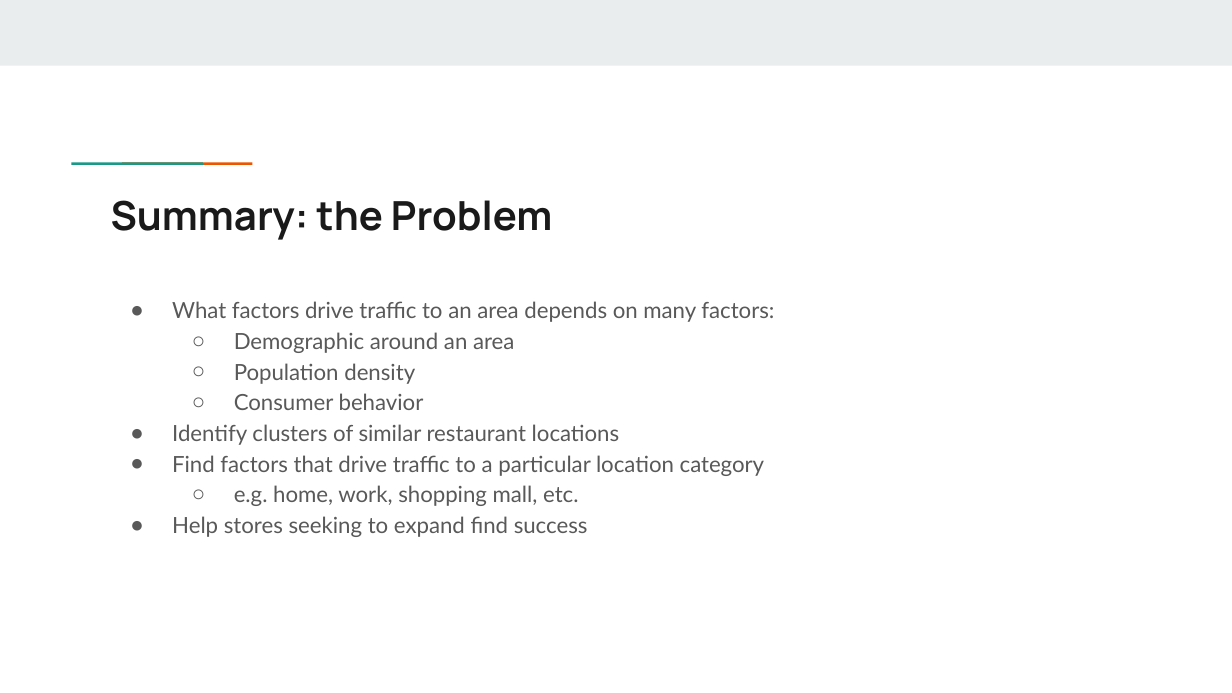
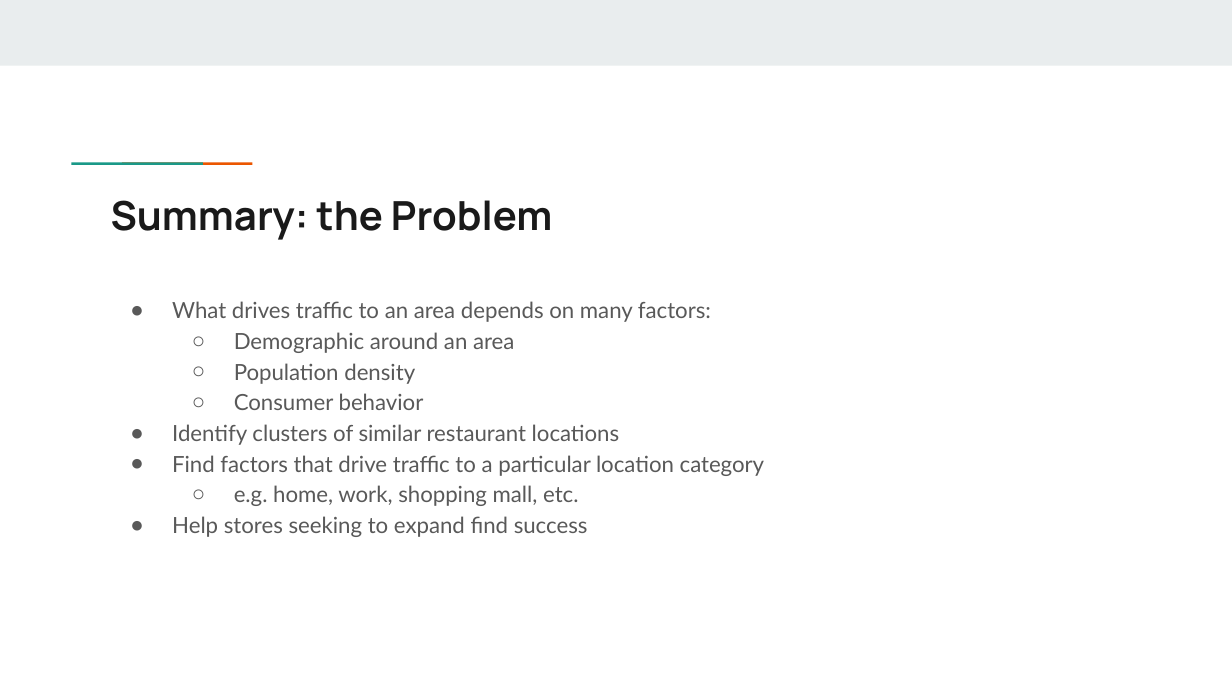
Before and after one commit to mozhao0331/Restaurant_Segmentation_Analysis, a slide deck: slide 5 of doc/Proposal Presentation.pptx (slide 4 before the commit). Drawn at 1232x693 pixels with LibreOffice and Linux fonts; fonts in the diff are those of the drawing. Boxes give left, top, right and bottom in pixels: in the first picture for what was removed or moved away, otherwise in the second. Text is boxed around its words. In the diff, an @@ line names an element or a change of style, - is before the commit and + after.

```diff
--- a/doc/Proposal Presentation.pptx
+++ b/doc/Proposal Presentation.pptx
@@ text at bbox=[172, 301, 711, 322]: text changed @@
-● What factors drive traffic to an area depends on many factors:
+● What drives traffic to an area depends on many factors:
```
Also in this commit, not shown: 4 other slides changed, 2 slides added.
